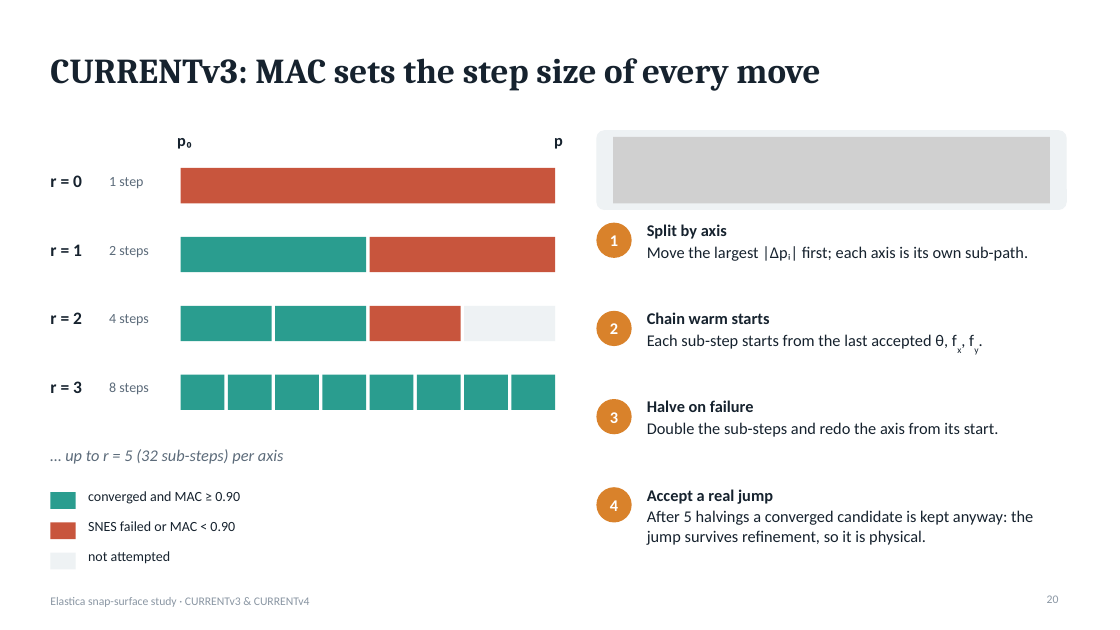
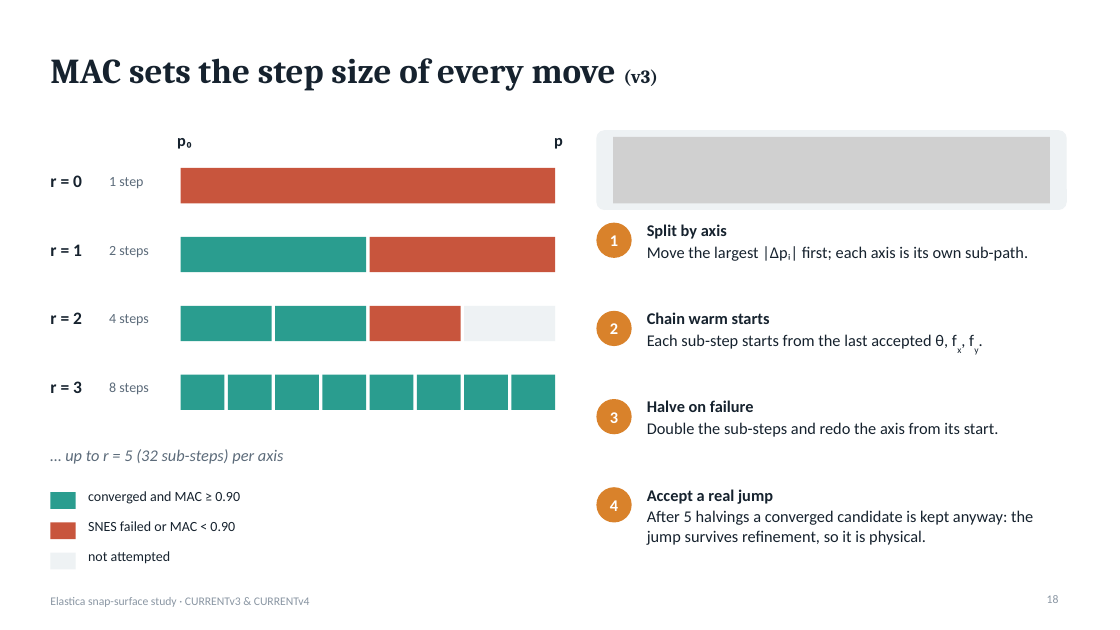
Before and after one commit to grraxx/elastica, a slide deck: slide 18 of presentation/elastica_snap_surface.pptx (slide 20 before the commit). Drawn at 1120x630 pixels with LibreOffice and Linux fonts; fonts in the diff are those of the drawing; grey boxes stand for pictures. Boxes give left, top, right and bottom in pixels: in the first picture for what was removed or moved away, otherwise in the second. Text is boxed around its words. In the diff, an @@ line names an element or a change of style, - is before the commit and + after.

```diff
--- a/presentation/elastica_snap_surface.pptx
+++ b/presentation/elastica_snap_surface.pptx
@@ title at <box>50,58,658,91</box>: text changed @@
-CURRENTv3: MAC sets the step size of every move
+MAC sets the step size of every move (v3)
@@ page number at <box>1047,595,1059,603</box>: text changed @@
-20
+18
```
Also in this commit, not shown: 3 other slides changed, 12 slides removed.
